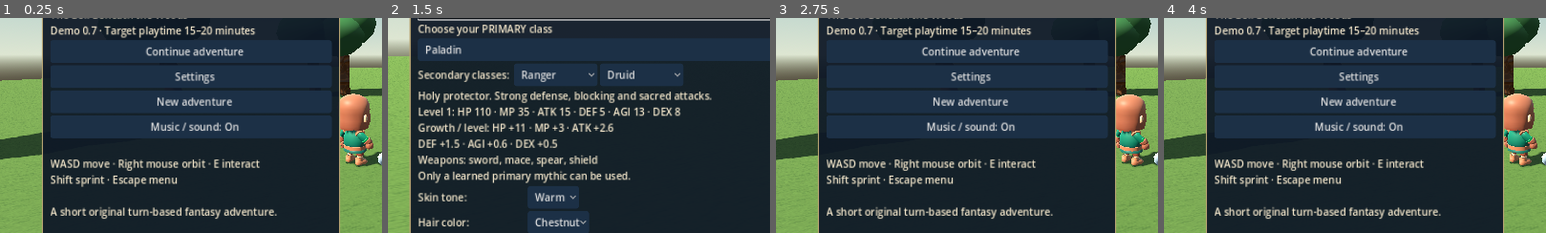
Above: before the commit, frames 1-4 (left to right).
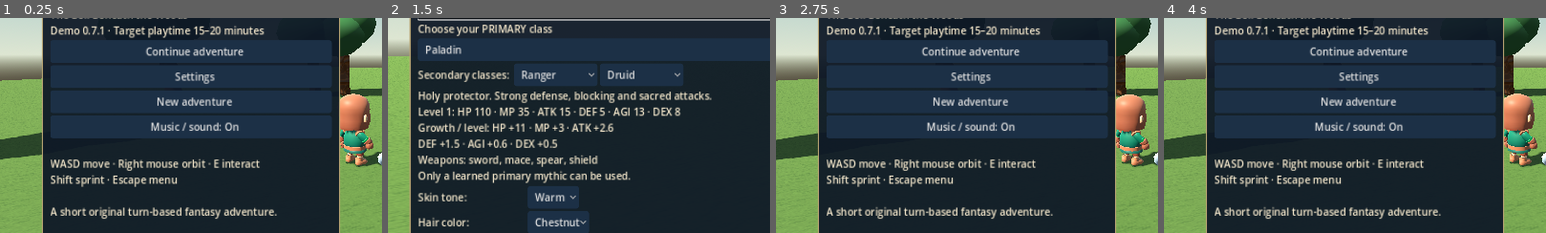
Above: after the commit, the same moments.

Repository: sthixon22-ux/VID-GAME
Game: Godot game, scene res://tools/capture.tscn
Same seed, same stepped clock (60 frames per second), same inputs: the game is played once before the commit and once after it. This scene is started directly instead of the project's main scene.
Inputs (mouse positions are % of the whole screen's width and height, from its top left):
- Up to frame 1 (0.25 s): no input
- Up to frame 2 (1.5 s): click "Settings" at 0.5 s; click (28, 22) at 1.27 s; type "12" at 1.35 s
- Up to frame 3 (2.75 s): click "Back to title" at 2 s
- Up to frame 4 (4 s): click "New adventure" at 2.75 s; click "Back" at 3.5 s
The pictures show only the part of the screen within x 0-50%, y 24-74%; the shares and areas given below are measured in that part.

The runs differ from the first frame. In frame 1, 1.3% of the frame differs, in the area x 25-70%, y 3-10%; in frame 2, nothing differs; in frame 3, 1.3%; in frame 4, 1.3%.
Error in both runs: Invalid type in function 'tint' in base 'Node3D (HeroVisual)'. The Object-derived class of argument 1 (BoneAttachment3D) is not a subclass of the expected argu…

Commit message:
Fix overflowing menus when save migration notices are displayed

Diff:
--- a/scripts/title.gd
+++ b/scripts/title.gd
@@ -31,7 +31,7 @@
  if not FileAccess.file_exists(State.SAVE): State.new_adventure()
  var title=UI.label(menu,"VERDANT OATH")
  title.add_theme_font_size_override("font_size",36)
- UI.label(menu,"The Bell Beneath the Woods\nDemo 0.7 · Target playtime 15–20 minutes\n")
+ UI.label(menu,"The Bell Beneath the Woods\nDemo 0.7.1 · Target playtime 15–20 minutes\n")
  UI.button(menu,"Continue adventure",func(): get_tree().change_scene_to_file(State.travel_scene())).disabled=State.save_blocked
  if not State.save_notice.is_empty(): UI.label(menu,State.save_notice)
  UI.button(menu,"Settings",options.open)
--- a/scripts/ui.gd
+++ b/scripts/ui.gd
@@ -30,7 +30,7 @@
  panel_.position=position
  panel_.size=size
  var scroll=ScrollContainer.new()
- scroll.horizontal_scroll_mode=ScrollContainer.SCROLL_MODE_DISABLED
+ scroll.horizontal_scroll_mode=ScrollContainer.SCROLL_MODE_SHOW_NEVER
  panel_.add_child(scroll)
  var v=VBoxContainer.new()
  v.size_flags_horizontal=Control.SIZE_EXPAND_FILL
@@ -39,11 +39,15 @@
 static func label(parent: Node, text_: String) -> Label:
  var l=Label.new()
  l.text=text_
+ if parent is VBoxContainer:
+  l.autowrap_mode=TextServer.AUTOWRAP_WORD_SMART
+  l.size_flags_horizontal=Control.SIZE_EXPAND_FILL
  parent.add_child(l)
  return l
 static func button(parent: Node, text_: String, action: Callable) -> Button:
  var b=Button.new()
  b.text=text_
+ if parent is VBoxContainer: b.text_overrun_behavior=TextServer.OVERRUN_TRIM_ELLIPSIS
  parent.add_child(b)
  b.pressed.connect(action)
  return b
--- /dev/null
+++ b/tests/layout.gd
@@ -0,0 +1,48 @@
+extends Node
+var checks=0
+var failures=0
+func check(value: bool, label: String):
+ checks+=1
+ if value: print("PASS: ",label)
+ else:
+  failures+=1
+  push_error(label)
+func _ready():
+ get_tree().current_scene=null
+ call_deferred("run")
+func settle():
+ for index in range(8): await get_tree().process_frame
+func run():
+ State.new_adventure()
+ State.save_game()
+ State.save_notice="Progression updated: skills reset to 4 unspent points for the new level-50 trees. Previous investments are archived; level, quests, equipment and companions are kept."
+ get_tree().change_scene_to_file("res://scenes/title.tscn")
+ await settle()
+ var title=get_tree().current_scene
+ var panel: PanelContainer=title.menu.get_parent().get_parent()
+ check(panel.size.x<=501 and panel.position.x+panel.size.x<=1280,"Long migration notice cannot stretch title panel offscreen")
+ var notice: Label
+ for child in title.menu.get_children():
+  if child is Label and child.text==State.save_notice: notice=child
+ check(notice!=null and notice.get_line_count()>1 and notice.size.x<=472,"Migration notice wraps within the menu")
+ check(panel.size.y<=511 and panel.position.y+panel.size.y<=720,"Overflow stays in the vertical scroll area")
+ if DisplayServer.get_name()!="headless" and not OS.get_cmdline_user_args().is_empty():
+  await RenderingServer.frame_post_draw
+  get_viewport().get_texture().get_image().save_png(OS.get_cmdline_user_args()[0])
+ State.save_notice="This save needs a newer game version. It has been preserved. ".repeat(10)
+ title.main_menu()
+ await settle()
+ check(panel.size.x<=501 and panel.size.y<=511,"Long error notices also preserve menu bounds")
+ title.confirm_new()
+ await settle()
+ check(panel.size.x<=501,"New-game confirmation stays within title bounds")
+ State.save_notice=""
+ title.main_menu()
+ await settle()
+ check(panel.size.x<=501,"Normal title menu remains bounded")
+ print("Layout checks: %s Failures: %s" % [checks,failures])
+ await Sound.stop_all()
+ title.queue_free()
+ await get_tree().process_frame
+ await get_tree().process_frame
+ get_tree().quit(1 if failures else 0)
--- /dev/null
+++ b/tests/layout.tscn
@@ -0,0 +1,4 @@
+[gd_scene load_steps=2 format=3]
+[ext_resource type="Script" path="res://tests/layout.gd" id="1"]
+[node name="LayoutTests" type="Node"]
+script = ExtResource("1")
Not shown, changed: README.md
